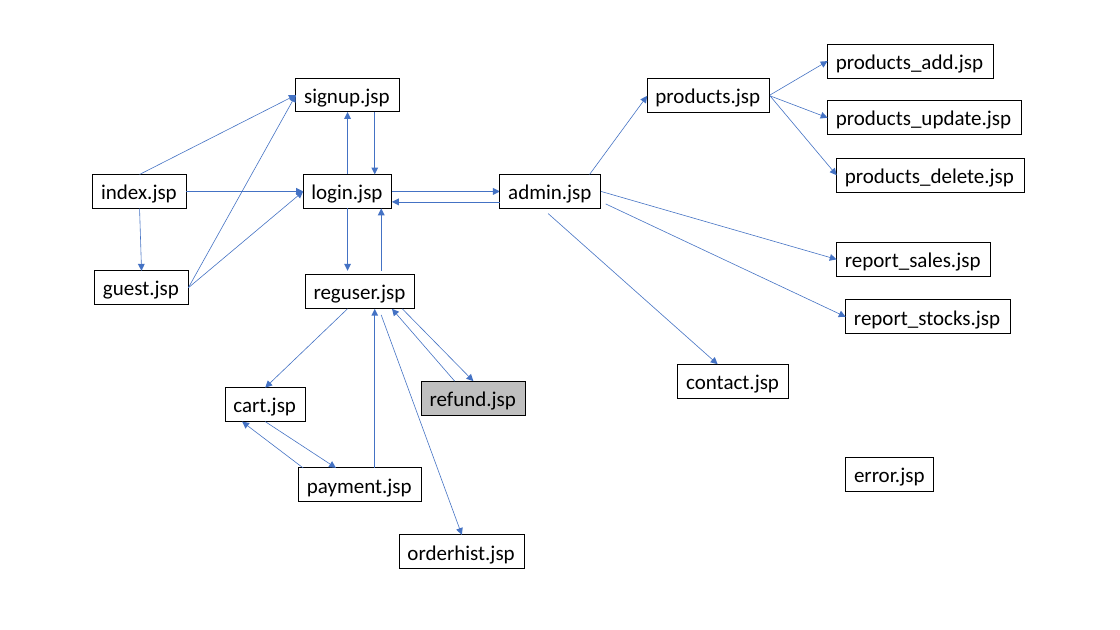
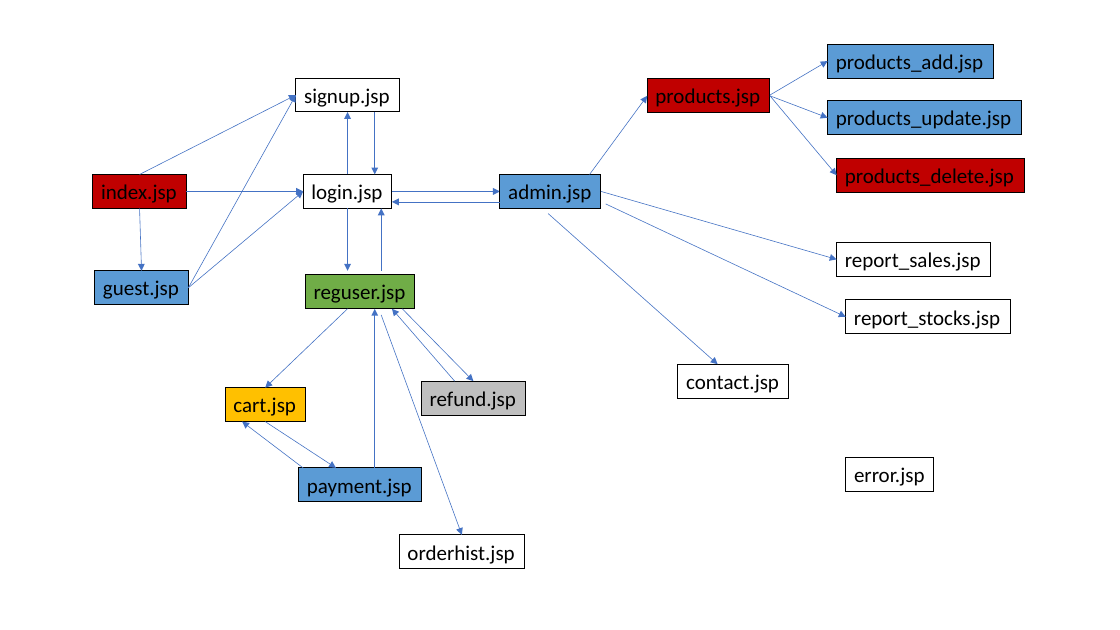
Before and after one commit to laurenangela-macalinao/onlinestore, a slide deck: slide 1 of OnlineStoreDesign.pptx. Drawn at 1120x630 pixels with LibreOffice and Linux fonts; fonts in the diff are those of the drawing. Boxes give left, top, right and bottom in pixels: in the first picture for what was removed or moved away, otherwise in the second. Text is boxed around its words. In the diff, an @@ line names an element or a change of style, - is before the commit and + after.

Commit message:
ppt

```diff
--- a/OnlineStoreDesign.pptx
+++ b/OnlineStoreDesign.pptx
@@ fill none to #5B9BD5 in 5 elements at [95,271,188,304], [500,175,601,208], [299,468,422,502], [828,45,994,78], [828,101,1022,134] @@
@@ fill none to #C00000 in 3 elements at [93,175,187,208], [648,79,770,113], [837,158,1025,192] @@
@@ rectangle "reguser.jsp" at [305,275,415,308]: fill none to #70AD47 @@
@@ rectangle "cart.jsp" at [225,388,305,422]: fill none to #FFC000 @@
```
Also in this commit, not shown: 1 other file.
